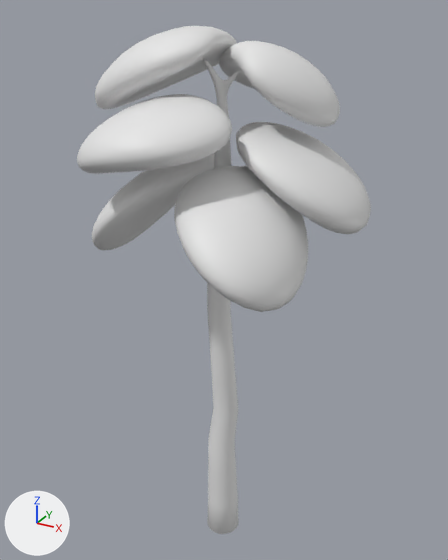
Renders of the FBX model Assets/Models/Environment/Trees/Tree_2.FBX from each side of a commit.
The view is the same before and after, from a 50 mm camera at (4.64, -8.21, 9.52) aimed at (-0.03, 0.29, 5.27). The axes (+X, +Y, +Z) are drawn at lower left. The lights are the same throughout. Where no turn or scale is listed for an object, it has been applied to the vertices.

Objects in the first picture: 'A2', 'A2_Hojas2', 'A2_Hojas3', 'A2_Hojas4', 'A2_Hojas5', 'A2_Hojas6', 'A2_Hojas7'.
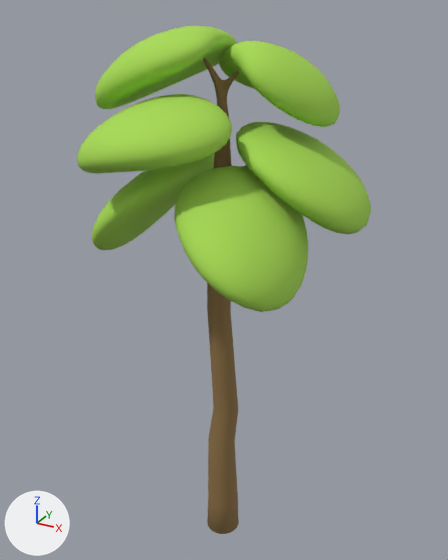
What changed in the scene script:
```text
Add mat_material__3:
    mat_material__3 = principled_material('Material #3')
    mat_material__3.base_color = (0.388, 0.702, 0.0824)  # green #a7da51
    mat_material__3.roughness = 0.859
Add mat_tronco:
    mat_tronco = principled_material('Tronco')
    mat_tronco.base_color = (0.263, 0.165, 0.0588)  # brown #8c7145
    mat_tronco.roughness = 0.859
Change me_mesh:
    where me_mesh.from_pydata(...)  # 386 vertices, 384 faces; spans x -1.14..1.06, y -1.37..1.38, z -0.77..0.74
    add me_mesh.materials.append(mat_material__3)  # green #a7da51
Change me_mesh_002:
    where me_mesh_002.from_pydata(...)  # 386 vertices, 384 faces; spans x -1.09..1.27, y -1.01..1.13, z -0.53..0.55
    add me_mesh_002.materials.append(mat_material__3)  # green #a7da51
Change me_mesh_004:
    where me_mesh_004.from_pydata(...)  # 386 vertices, 384 faces; spans x -1.0..1.13, y -0.98..1.05, z -0.68..0.57
    add me_mesh_004.materials.append(mat_material__3)  # green #a7da51
Change me_mesh_001:
    where me_mesh_001.from_pydata(...)  # 386 vertices, 384 faces; spans x -0.91..0.9, y -1.41..1.39, z -0.87..0.83
    add me_mesh_001.materials.append(mat_material__3)  # green #a7da51
Change me_mesh_003:
    where me_mesh_003.from_pydata(...)  # 386 vertices, 384 faces; spans x -1.07..0.8, y -1.25..1.34, z -0.79..0.81
    add me_mesh_003.materials.append(mat_material__3)  # green #a7da51
Change me_mesh_006:
    where me_mesh_006.from_pydata(...)  # 868 vertices, 1732 faces; spans x -1.01..0.64, y -0.54..0.31, z -0.47..8.37
    add me_mesh_006.materials.append(mat_tronco)  # brown #8c7145
Change me_mesh_005:
    where me_mesh_005.from_pydata(...)  # 386 vertices, 384 faces; spans x -1.02..0.81, y -0.88..0.72, z -0.6..0.59
    add me_mesh_005.materials.append(mat_material__3)  # green #a7da51
```

What differs and where, as boxes [x1, y1, x2, y2] in the pictures (448 x 560 px):
'A2_Hojas5', recoloured (white to green): [174, 166, 308, 312] in both
'A2_Hojas4', recoloured (grey to green): [236, 122, 371, 234] in both
'A2_Hojas2', recoloured (white to green): [77, 94, 232, 174] in both
'A2', recoloured (grey to brown): [203, 58, 247, 534] in both
'A2_Hojas7', recoloured (white to green): [95, 26, 237, 109] in both
'A2_Hojas6', recoloured (grey to green): [219, 41, 340, 127] in both
'A2_Hojas3', recoloured (grey to green): [92, 154, 214, 250] in both
